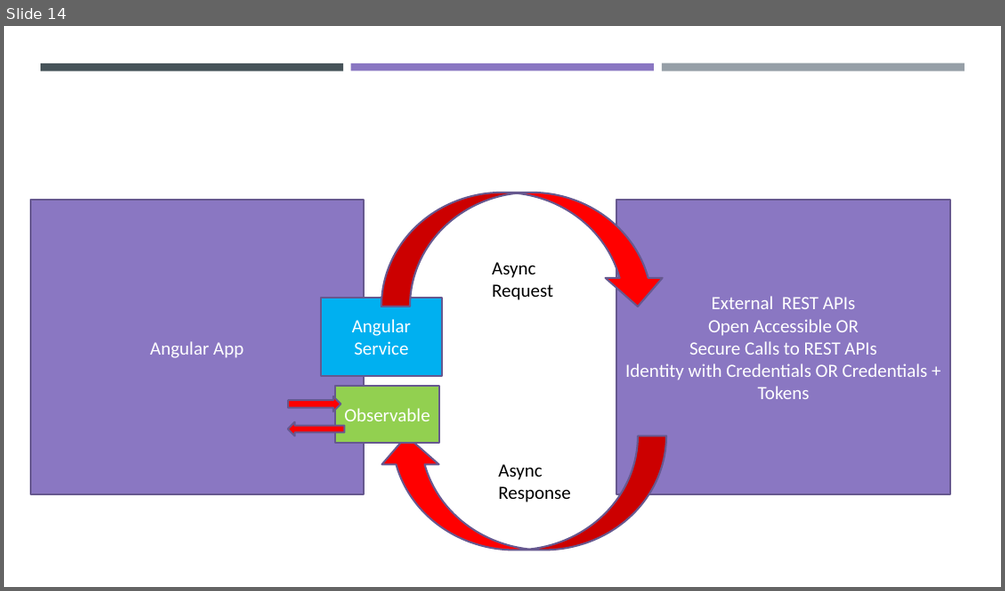
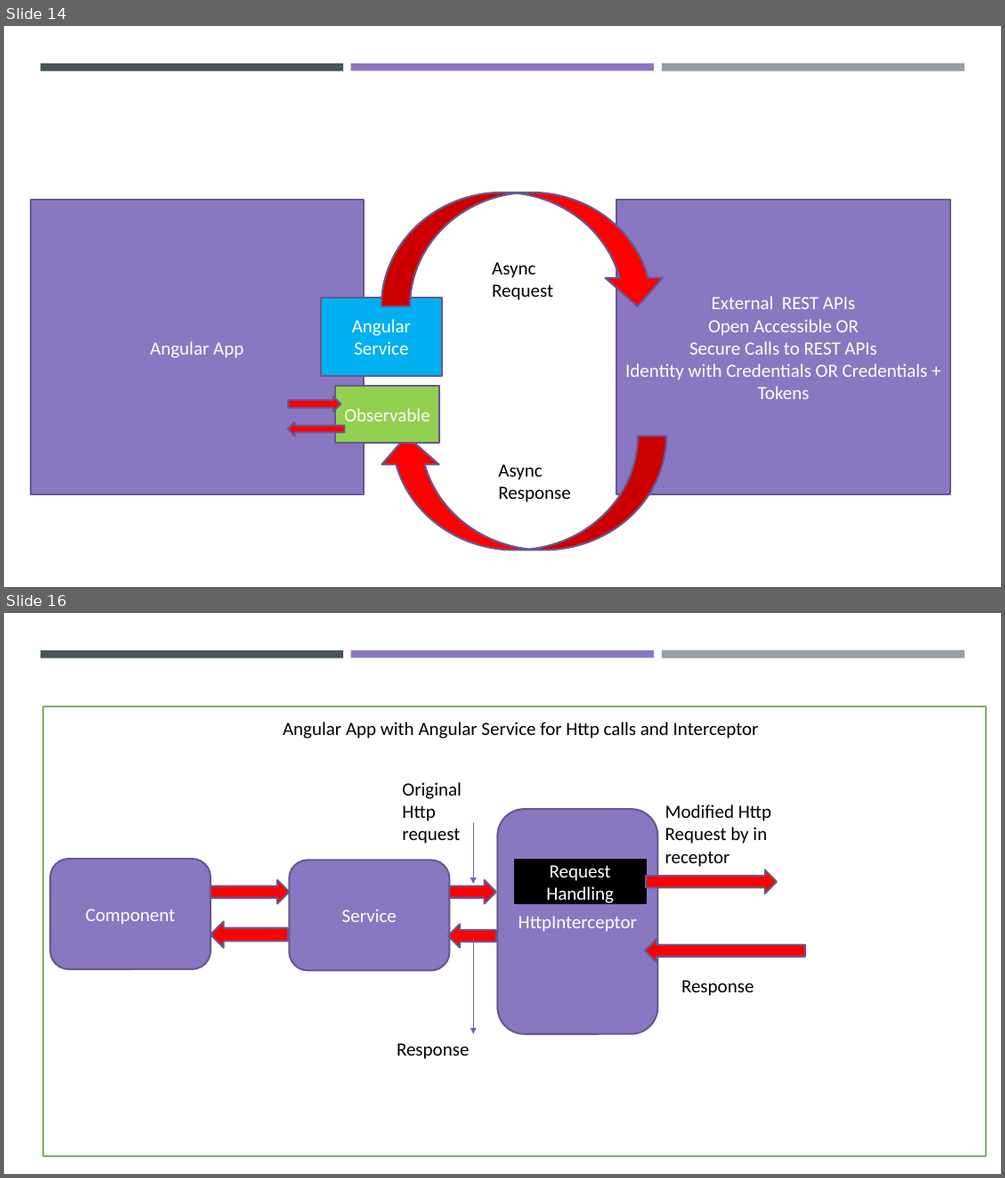
Before and after one commit to maheshsabnis/ngfinastra, a slide deck: Training_Diagrams.pptx. Shown one above the other, each under a label of ours: slide 14 before the commit, slides 14 and 16 after it; the slides between them are not shown. The pictures are 1005x591 and 1005x1178 pixels, drawn with LibreOffice and Linux fonts; fonts in the diff are those of the drawing. Boxes give left, top, right and bottom in pixels: in the first picture for what was removed or moved away, otherwise in the second. Text is boxed around its words. In the diff, an @@ line names an element or a change of style, - is before the commit and + after.

```diff
--- a/Training_Diagrams.pptx
+++ b/Training_Diagrams.pptx
@@ slide 16 added at box(4, 613, 1001, 1174), background #FFFFFF; not listed: 3 template elements that a slide beside it also shows @@
@@ rectangle added at box(43, 706, 986, 1157), fill #FFFFFF, outline #81AF6B 1.75 pt @@
@@ text added at box(283, 722, 759, 738), 18 pt, text #000000 @@
+Angular App with Angular Service for Http calls and Interceptor
@@ text added at box(402, 782, 461, 844), 18 pt, text #000000 @@
+Original Http request
@@ arrow added from (474, 823) to (474, 884), #7761B8 1 pt @@
@@ rounded rectangle added at box(498, 809, 657, 1034), fill #8A77C2, outline #665890 1.75 pt, 18 pt, text #FFFFFF @@
+HttpInterceptor
@@ text added at box(665, 804, 771, 867), 18 pt, text #000000 @@
+Modified Http Request by in receptor
@@ rounded rectangle added at box(50, 859, 210, 970), fill #8A77C2, outline #665890 1.75 pt, 18 pt, text #FFFFFF @@
+Component
@@ rounded rectangle added at box(289, 860, 449, 971), fill #8A77C2, outline #665890 1.75 pt, 18 pt, text #FFFFFF @@
+Service
@@ rectangle added at box(515, 860, 646, 903), fill #000000, outline #000000 1.75 pt, 18 pt, text #FFFFFF @@
+Request
+Handling
@@ right arrow added at box(646, 870, 777, 893), fill #FF0000, outline #665890 1.75 pt @@
@@ right arrow added at box(210, 880, 289, 903), fill #FF0000, outline #665890 1.75 pt @@
@@ right arrow added at box(450, 880, 496, 903), fill #FF0000, outline #665890 1.75 pt @@
@@ left arrow added at box(210, 921, 287, 948), fill #FF0000, outline #665890 1.75 pt @@
@@ left arrow added at box(448, 925, 496, 948), fill #FF0000, outline #665890 1.75 pt @@
@@ arrow added from (474, 939) to (474, 1034), #7761B8 1 pt @@
@@ left arrow added at box(645, 939, 805, 962), fill #FF0000, outline #665890 1.75 pt @@
@@ text added at box(681, 980, 753, 996), 18 pt, text #000000 @@
+Response
@@ text added at box(396, 1043, 469, 1059), 18 pt, text #000000 @@
+Response
```
Also in this commit, not shown: 1 slide changed, 1 other slide added, 22 other files.
